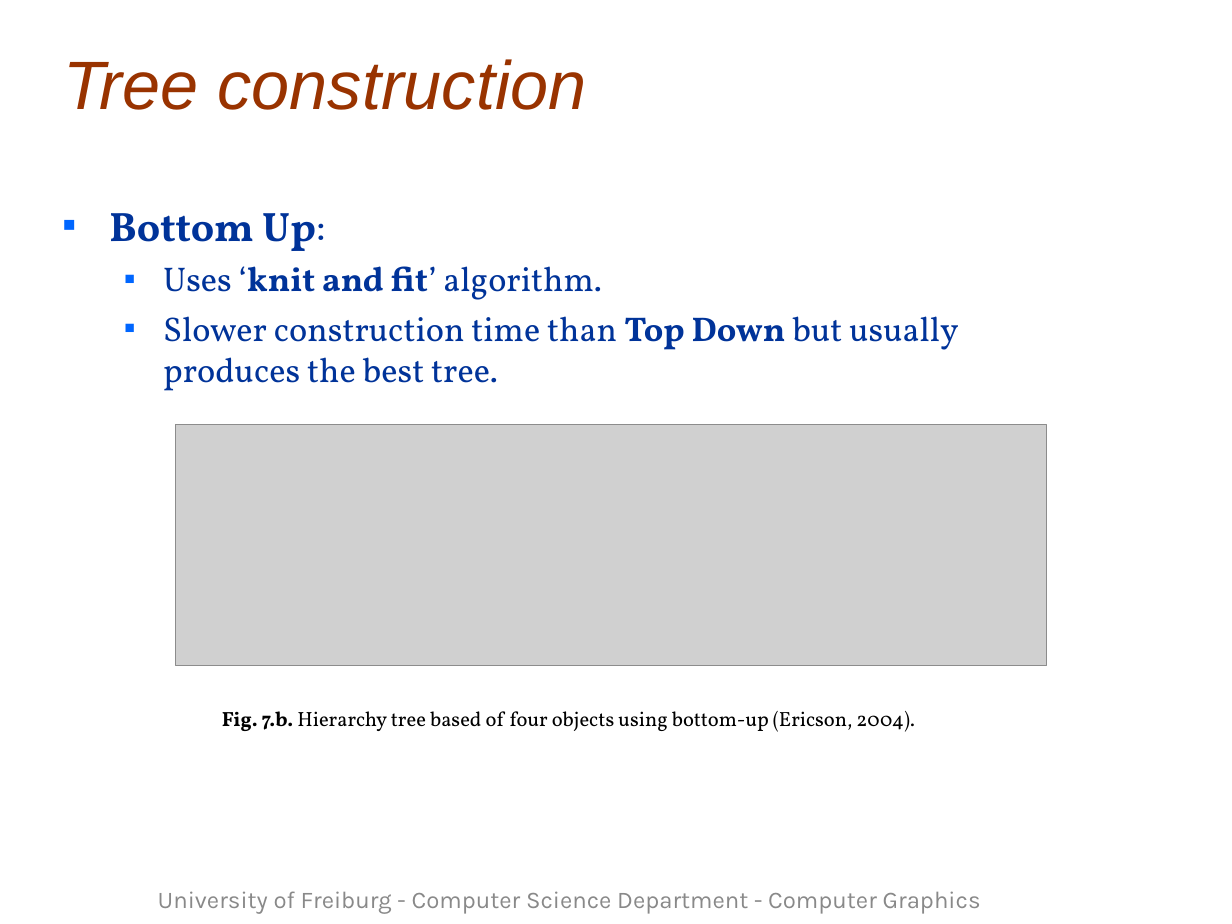
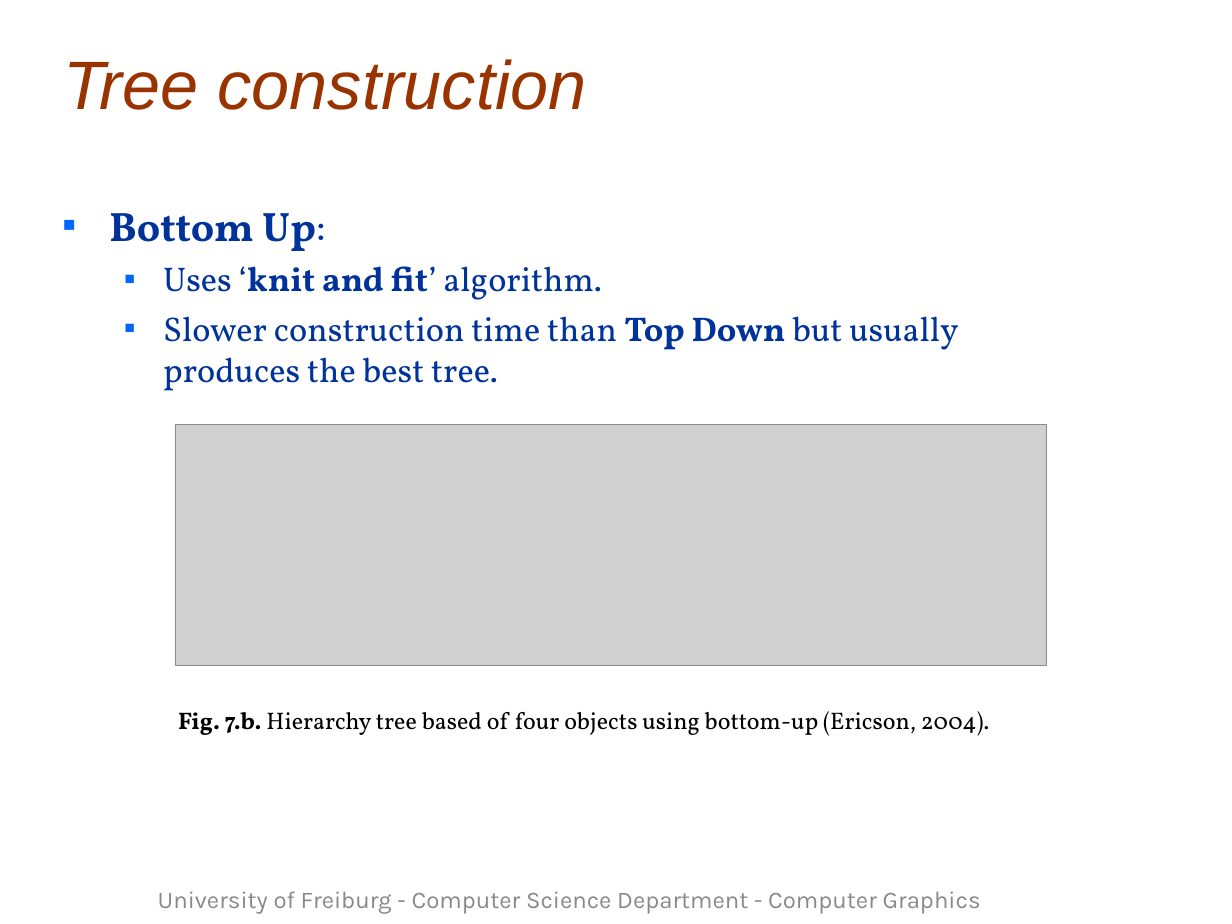
Before and after one commit to Alhajras/Raytracer, a slide deck: slide 14 of Seminar/template (1).ppt. Drawn at 1232x924 pixels with LibreOffice and Linux fonts; fonts in the diff are those of the drawing; grey boxes stand for pictures; background and template pictures are left out. Boxes give left, top, right and bottom in pixels: in the first picture for what was removed or moved away, otherwise in the second. Text is boxed around its words. In the diff, an @@ line names an element or a change of style, - is before the commit and + after.

```diff
--- a/Seminar/template (1).ppt
+++ b/Seminar/template (1).ppt
@@ text "Fig. 7.b. Hierarchy tree based ..." moved from (x1=222, y1=711, x2=914, y2=732) to (x1=178, y1=711, x2=989, y2=736) @@
@@ text "Fig. 7.b. Hierarchy tree based ..." at (x1=178, y1=711, x2=989, y2=736): size 12 to 14 pt @@
```
Also in this commit, not shown: 10 other slides changed, 3 slides added.
